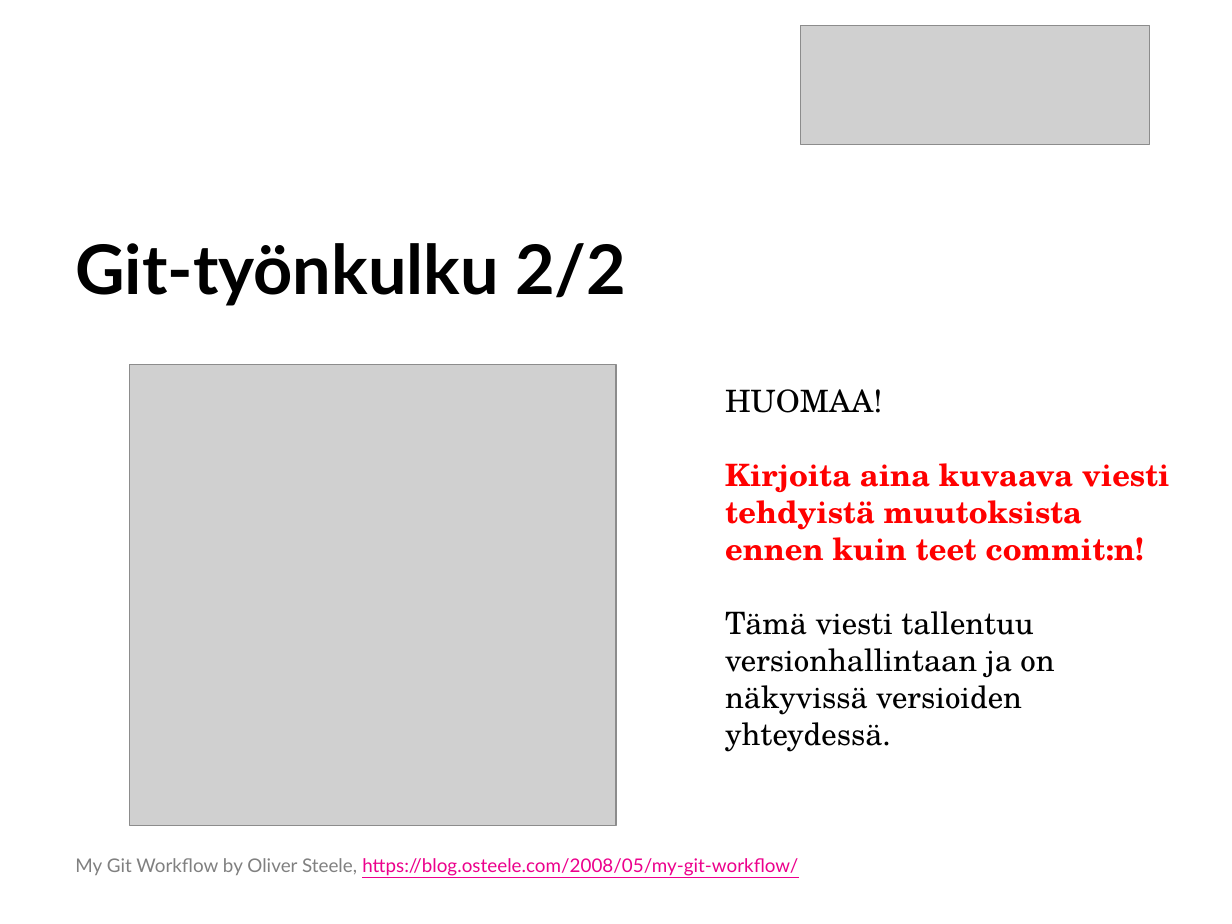
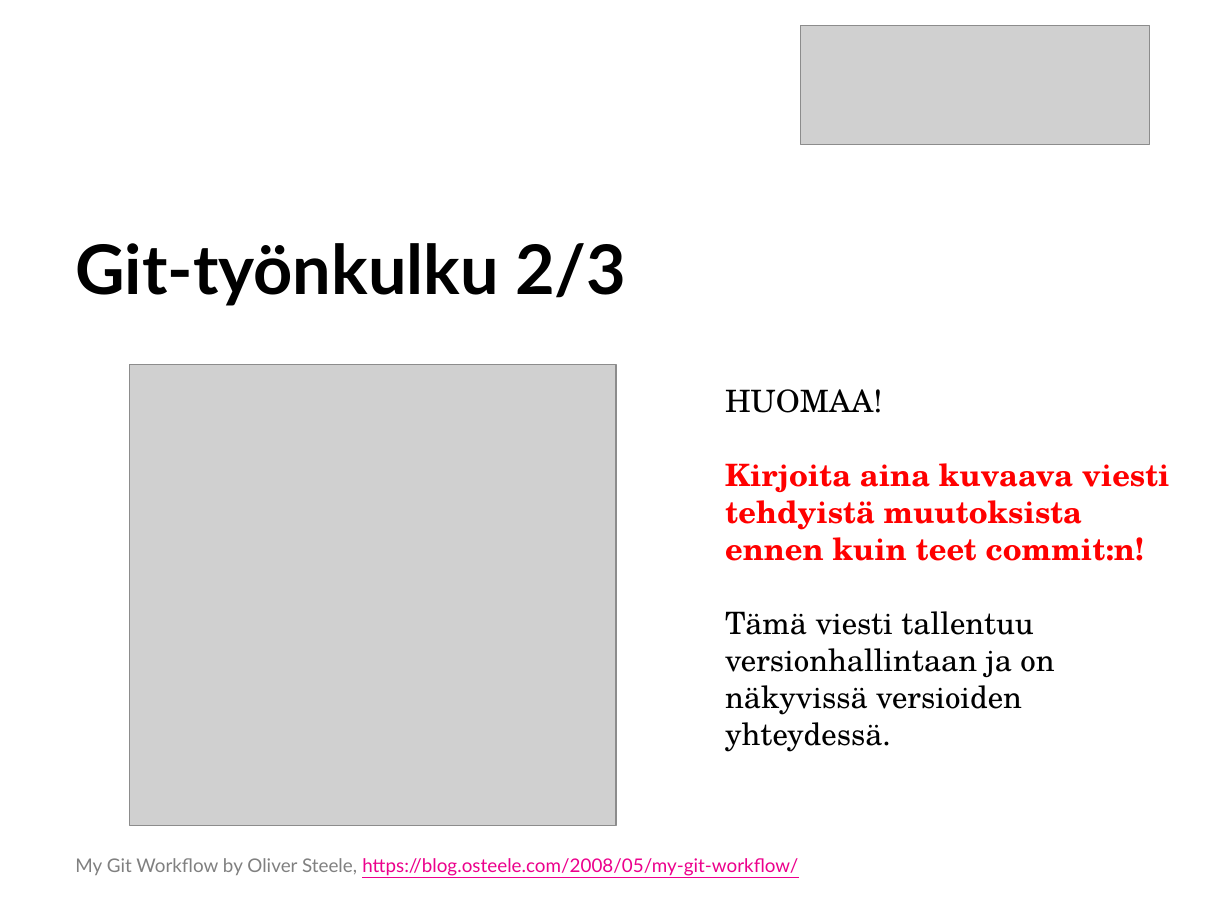
Before and after one commit to SavoniaUAS/versioncontrol, a slide deck: slide 17 of versionhallinta.pptx (slide 16 before the commit). Drawn at 1232x924 pixels with LibreOffice and Linux fonts; fonts in the diff are those of the drawing; grey boxes stand for pictures; background and template pictures are left out. Boxes give left, top, right and bottom in pixels: in the first picture for what was removed or moved away, otherwise in the second. Text is boxed around its words. In the diff, an @@ line names an element or a change of style, - is before the commit and + after.

```diff
--- a/versionhallinta.pptx
+++ b/versionhallinta.pptx
@@ title at <box>75,243,626,306</box>: text changed @@
-Git-työnkulku 2/2
+Git-työnkulku 2/3
```
Also in this commit, not shown: 7 other slides changed, 2 slides added, 1 other file.
